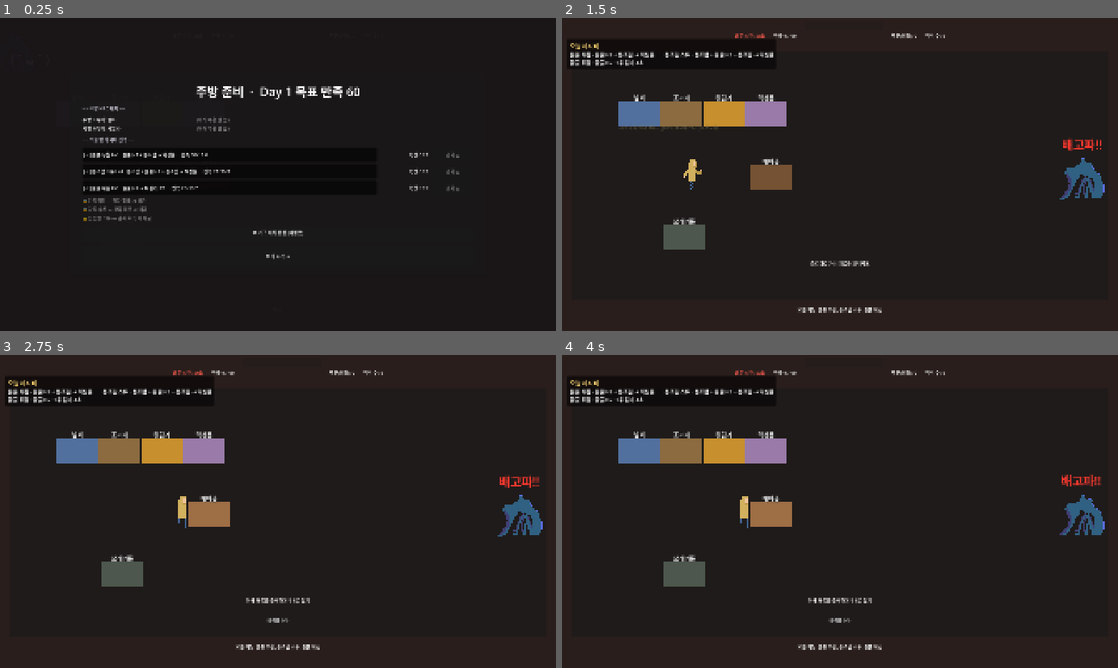
Above: before the commit, frames 1-4 (two rows, left to right).
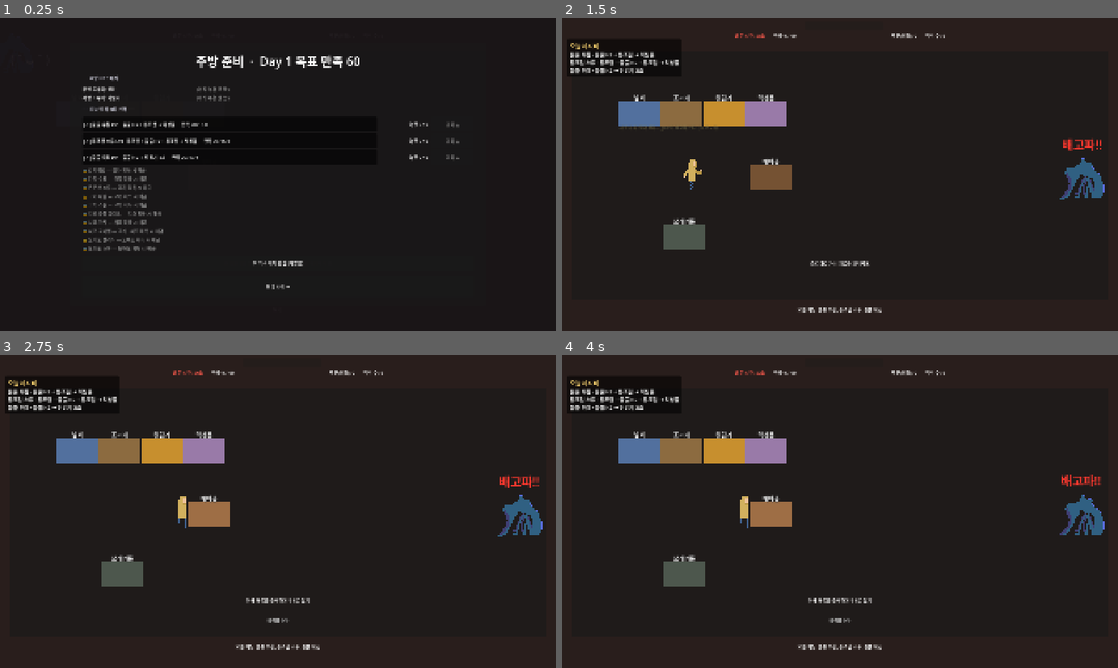
Above: after the commit, the same moments.

Repository: HomilBBANG/rt_Hilling_Game
Game: Godot game, scene res://scenes/phases/night_session.tscn
Same seed, same stepped clock (60 frames per second), same inputs: the game is played once before the commit and once after it. This scene is started directly instead of the project's main scene.
Inputs (mouse positions are in pixels of both pictures, inside the frame that each line leads up to):
- Up to frame 1 (0.25 s): no input
- Up to frame 2 (1.5 s): click "요리 시작 →" at 0.5 s; tap Enter at 1.25 s; move the mouse to (962, 158) at 1.27 s; hold D from 1.28 s (still down); hold E from 1.28 s (still down); click (962, 158) at 1.42 s
- Up to frame 3 (2.75 s): release D at 2 s; release E at 2 s; drag from (166, 527) to (250, 574) at 2.02 s
- Up to frame 4 (4 s): move the mouse to (895, 442) at 2.77 s; hold D 2.78-3.5 s; hold R 2.78-3.5 s; drag from (812, 574) to (673, 464) at 3.52 s

The runs differ from the first frame. In frame 1, 4.5% of the frame differs, in the area x 14-83%, y 11-87%; in frame 2, 0.6%; in frame 3, 0.6%; in frame 4, 0.6%.

Commit message:
고기·치즈·토마토 요리 재료화 + 레시피 7종 추가 + 토마토 채집
- 레시피: 고기 튀김, 고기 스튜, 치즈 들풀 샐러드, 치즈 감자, 치즈 고기찜, 토마토 샐러드, 토마토 스튜 (각 Lv1~3)
- 해금 조건 item:a+b 지원(나열한 아이템을 모두 획득해야 해금) — 치즈 고기찜 = 고기·치즈
- 토마토: items.xlsx 아이템 추가, 폐허 채집 풀(ruins.tres food_item_ids)에 추가
- 고기·치즈·토마토 아이템 리소스(.tres) — 도감 '음식' 분류
- 오늘 레시피 표: 메뉴 수에 따라 1~3열(최대 4줄)로 기구 줄을 가리지 않게
- GDD/HANDOFF 갱신

Co-Authored-By: Claude Opus 5.5 <noreply@anthropic.com>

Diff:
--- a/autoload/recipe_db.gd
+++ b/autoload/recipe_db.gd
@@ -89,12 +89,16 @@
 # ── 해금 ───────────────────────────────────────────────
 
 ## unlock: "default" | "item:<아이템id>"(해당 아이템을 한 번이라도 획득하면 해금)
+##         | "item:<id>+<id>"(나열한 아이템을 모두 획득해야 해금)
 func is_unlocked(id: String) -> bool:
 	var u := String(get_recipe(id).get("unlock", "default"))
 	if u == "" or u == "default":
 		return true
 	if u.begins_with("item:"):
-		return CodexManager.is_item_obtained(u.substr(5))
+		for item_id in u.substr(5).split("+", false):
+			if not CodexManager.is_item_obtained(item_id.strip_edges()):
+				return false
+		return true
 	return false
 
 
@@ -102,7 +106,10 @@
 func unlock_text(id: String) -> String:
 	var u := String(get_recipe(id).get("unlock", "default"))
 	if u.begins_with("item:"):
-		return "%s 획득 시 해금" % ItemDB.display_name(u.substr(5))
+		var names: Array[String] = []
+		for item_id in u.substr(5).split("+", false):
+			names.append(ItemDB.display_name(item_id.strip_edges()))
+		return "%s 획득 시 해금" % " · ".join(names)
 	return "해금 조건 미정"
 
 
--- a/data/cooking.json
+++ b/data/cooking.json
@@ -378,6 +378,392 @@
           "upgrade_mastery": 0
         }
       ]
+    },
+    {
+      "id": "meat_fry",
+      "display_name": "고기 튀김",
+      "unlock": "item:meat",
+      "levels": [
+        {
+          "level": 1,
+          "ingredients": [
+            "meat"
+          ],
+          "station": "fryer",
+          "timer_seconds": 5,
+          "sat": {
+            "A": 30,
+            "B": 20,
+            "C": 10
+          },
+          "upgrade_mastery": 9
+        },
+        {
+          "level": 2,
+          "ingredients": [
+            "meat",
+            "meat"
+          ],
+          "station": "fryer",
+          "timer_seconds": 5,
+          "sat": {
+            "A": 40,
+            "B": 27,
+            "C": 13
+          },
+          "upgrade_mastery": 24
+        },
+        {
+          "level": 3,
+          "ingredients": [
+            "meat",
+            "meat",
+            "herb"
+          ],
+          "station": "fryer",
+          "timer_seconds": 5.5,
+          "sat": {
+            "A": 50,
+            "B": 33,
+            "C": 16
+          },
+          "upgrade_mastery": 0
+        }
+      ]
+    },
+    {
+      "id": "meat_stew",
+      "display_name": "고기 스튜",
+      "unlock": "item:meat",
+      "levels": [
+        {
+          "level": 1,
+          "ingredients": [
+            "meat",
+            "potato"
+          ],
+          "station": "pot",
+          "timer_seconds": 4,
+          "sat": {
+            "A": 34,
+            "B": 23,
+            "C": 11
+          },
+          "upgrade_mastery": 12
+        },
+        {
+          "level": 2,
+          "ingredients": [
+            "meat",
+            "potato",
+            "potato",
+            "herb"
+          ],
+          "station": "pot",
+          "timer_seconds": 4,
+          "sat": {
+            "A": 44,
+            "B": 29,
+            "C": 15
+          },
+          "upgrade_mastery": 30
+        },
+        {
+          "level": 3,
+          "ingredients": [
+            "meat",
+            "meat",
+            "potato",
+            "herb",
+            "canned_food"
+          ],
+          "station": "pot",
+          "timer_seconds": 5,
+          "sat": {
+            "A": 56,
+            "B": 37,
+            "C": 19
+          },
+          "upgrade_mastery": 0
+        }
+      ]
+    },
+    {
+      "id": "cheese_salad",
+      "display_name": "치즈 들풀 샐러드",
+      "unlock": "item:cheese",
+      "levels": [
+        {
+          "level": 1,
+          "ingredients": [
+            "cheese",
+            "herb"
+          ],
+          "station": "bowl",
+          "timer_seconds": 0,
+          "sat": {
+            "A": 22,
+            "B": 15,
+            "C": 7
+          },
+          "upgrade_mastery": 9
+        },
+        {
+          "level": 2,
+          "ingredients": [
+            "cheese",
+            "herb",
+            "herb"
+          ],
+          "station": "bowl",
+          "timer_seconds": 0,
+          "sat": {
+            "A": 30,
+            "B": 20,
+            "C": 10
+          },
+          "upgrade_mastery": 24
+        },
+        {
+          "level": 3,
+          "ingredients": [
+            "cheese",
+            "cheese",
+            "herb",
+            "herb"
+          ],
+          "station": "bowl",
+          "timer_seconds": 0,
+          "sat": {
+            "A": 40,
+            "B": 27,
+            "C": 13
+          },
+          "upgrade_mastery": 0
+        }
+      ]
+    },
+    {
+      "id": "cheese_potato",
+      "display_name": "치즈 감자",
+      "unlock": "item:cheese",
+      "levels": [
+        {
+          "level": 1,
+          "ingredients": [
+            "cheese",
+            "potato"
+          ],
+          "station": "bowl",
+          "timer_seconds": 0,
+          "sat": {
+            "A": 26,
+            "B": 17,
+            "C": 9
+          },
+          "upgrade_mastery": 9
+        },
+        {
+          "level": 2,
+          "ingredients": [
+            "cheese",
+            "potato",
+            "potato"
+          ],
+          "station": "pot",
+          "timer_seconds": 3,
+          "sat": {
+            "A": 34,
+            "B": 23,
+            "C": 11
+          },
+          "upgrade_mastery": 24
+        },
+        {
+          "level": 3,
+          "ingredients": [
+            "cheese",
+            "cheese",
+            "potato",
+            "potato"
+          ],
+          "station": "pot",
+          "timer_seconds": 3.5,
+          "sat": {
+            "A": 44,
+            "B": 29,
+            "C": 15
+          },
+          "upgrade_mastery": 0
+        }
+      ]
+    },
+    {
+      "id": "cheese_meat",
+      "display_name": "치즈 고기찜",
+      "unlock": "item:meat+cheese",
+      "levels": [
+        {
+          "level": 1,
+          "ingredients": [
+            "meat",
+            "cheese"
+          ],
+          "station": "pot",
+          "timer_seconds": 4.5,
+          "sat": {
+            "A": 36,
+            "B": 24,
+            "C": 12
+          },
+          "upgrade_mastery": 12
+        },
+        {
+          "level": 2,
+          "ingredients": [
+            "meat",
+            "cheese",
+            "potato"
+          ],
+          "station": "pot",
+          "timer_seconds": 4.5,
+          "sat": {
+            "A": 46,
+            "B": 31,
+            "C": 15
+          },
+          "upgrade_mastery": 30
+        },
+        {
+          "level": 3,
+          "ingredients": [
+            "meat",
+            "meat",
+            "cheese",
+            "cheese"
+          ],
+          "station": "pot",
+          "timer_seconds": 5,
+          "sat": {
+            "A": 58,
+            "B": 39,
+            "C": 19
+          },
+          "upgrade_mastery": 0
+        }
+      ]
+    },
+    {
+      "id": "tomato_salad",
+      "display_name": "토마토 샐러드",
+      "unlock": "item:tomato",
+      "levels": [
+        {
+          "level": 1,
+          "ingredients": [
+            "tomato",
+            "herb"
+          ],
+          "station": "bowl",
+          "timer_seconds": 0,
+          "sat": {
+            "A": 22,
+            "B": 15,
+            "C": 7
+          },
+          "upgrade_mastery": 9
+        },
+        {
+          "level": 2,
+          "ingredients": [
+            "tomato",
+            "tomato",
+            "herb"
+          ],
+          "station": "bowl",
+          "timer_seconds": 0,
+          "sat": {
+            "A": 30,
+            "B": 20,
+            "C": 10
+          },
+          "upgrade_mastery": 24
+        },
+        {
+          "level": 3,
+          "ingredients": [
+            "tomato",
+            "tomato",
+            "herb",
+            "herb"
+          ],
+          "station": "bowl",
+          "timer_seconds": 0,
+          "sat": {
+            "A": 40,
+            "B": 27,
+            "C": 13
+          },
+          "upgrade_mastery": 0
+        }
+      ]
+    },
+    {
+      "id": "tomato_stew",
+      "display_name": "토마토 스튜",
+      "unlock": "item:tomato",
+      "levels": [
+        {
+          "level": 1,
+          "ingredients": [
+            "tomato",
+            "potato"
+          ],
+          "station": "pot",
+          "timer_seconds": 4,
+          "sat": {
+            "A": 30,
+            "B": 20,
+            "C": 10
+          },
+          "upgrade_mastery": 9
+        },
+        {
+          "level": 2,
+          "ingredients": [
+            "tomato",
+            "tomato",
+            "potato",
+            "herb"
+          ],
+          "station": "pot",
+          "timer_seconds": 4,
+          "sat": {
+            "A": 40,
+            "B": 27,
+            "C": 13
+          },
+          "upgrade_mastery": 24
+        },
+        {
+          "level": 3,
+          "ingredients": [
+            "tomato",
+            "tomato",
+            "potato",
+            "potato",
+            "herb"
+          ],
+          "station": "pot",
+          "timer_seconds": 5,
+          "sat": {
+            "A": 52,
+            "B": 35,
+            "C": 17
+          },
+          "upgrade_mastery": 0
+        }
+      ]
     }
   ]
 }
--- a/data/items.json
+++ b/data/items.json
@@ -54,5 +54,14 @@
     "weight": 0.5,
     "consumable": true,
     "heal": 6
+  },
+  {
+    "id": "tomato",
+    "display_name": "토마토",
+    "category": "food",
+    "max_stack": 99,
+    "weight": 0.5,
+    "consumable": true,
+    "heal": 5
   }
 ]
--- /dev/null
+++ b/resources/items/cheese.tres
@@ -0,0 +1,11 @@
+[gd_resource type="Resource" script_class="ItemData" load_steps=2 format=3]
+
+[ext_resource type="Script" path="res://resources/data/item_data.gd" id="1"]
+
+[resource]
+script = ExtResource("1")
+id = "cheese"
+display_name = "치즈"
+category = 0
+description = "날쌘이가 지니고 있던 치즈. 녹이면 더 맛있다."
+freshness_decay = 0.05
--- /dev/null
+++ b/resources/items/meat.tres
@@ -0,0 +1,11 @@
+[gd_resource type="Resource" script_class="ItemData" load_steps=2 format=3]
+
+[ext_resource type="Script" path="res://resources/data/item_data.gd" id="1"]
+
+[resource]
+script = ExtResource("1")
+id = "meat"
+display_name = "고기"
+category = 0
+description = "추적자에게서 얻은 고기. 튀기거나 끓여 먹는다."
+freshness_decay = 0.05
--- /dev/null
+++ b/resources/items/tomato.tres
@@ -0,0 +1,11 @@
+[gd_resource type="Resource" script_class="ItemData" load_steps=2 format=3]
+
+[ext_resource type="Script" path="res://resources/data/item_data.gd" id="1"]
+
+[resource]
+script = ExtResource("1")
+id = "tomato"
+display_name = "토마토"
+category = 0
+description = "폐허 덤불에서 딴 토마토. 샐러드와 스튜에 어울린다."
+freshness_decay = 0.05
--- a/resources/regions/ruins.tres
+++ b/resources/regions/ruins.tres
@@ -6,7 +6,7 @@
 script = ExtResource("1")
 id = "ruins"
 display_name = "폐허"
-food_item_ids = PackedStringArray("canned_food", "herb", "potato")
+food_item_ids = PackedStringArray("canned_food", "herb", "potato", "tomato")
 material_item_ids = PackedStringArray("scrap_metal")
 boss_id = "ruins_boss"
 ammo_pickup_points = 3
--- a/scripts/phases/night_session.gd
+++ b/scripts/phases/night_session.gd
@@ -1494,8 +1494,12 @@
 	title.add_theme_font_size_override("font_size", 20)
 	title.add_theme_color_override("font_color", Color(1.0, 0.85, 0.45))
 	box.add_child(title)
-	var grid := GridContainer.new() # 2열 — 메뉴가 많아도 세로로 길어지지 않게
-	grid.columns = 2
+	var count := 0
+	for id in RecipeDB.unlocked_ids():
+		if bool(_selected.get(id, false)):
+			count += 1
+	var grid := GridContainer.new() # 최대 4줄 — 메뉴가 많으면 열을 늘려(최대 3열) 기구 줄을 가리지 않게
+	grid.columns = clampi(ceili(count / 4.0), 1, 3)
 	grid.add_theme_constant_override("h_separation", 36)
 	grid.add_theme_constant_override("v_separation", 0)
 	box.add_child(grid)
Not shown, changed: data/cooking.xlsx
Not shown, changed: data/items.xlsx
Not shown, changed: docs/GDD.md
Not shown, changed: docs/HANDOFF.md
